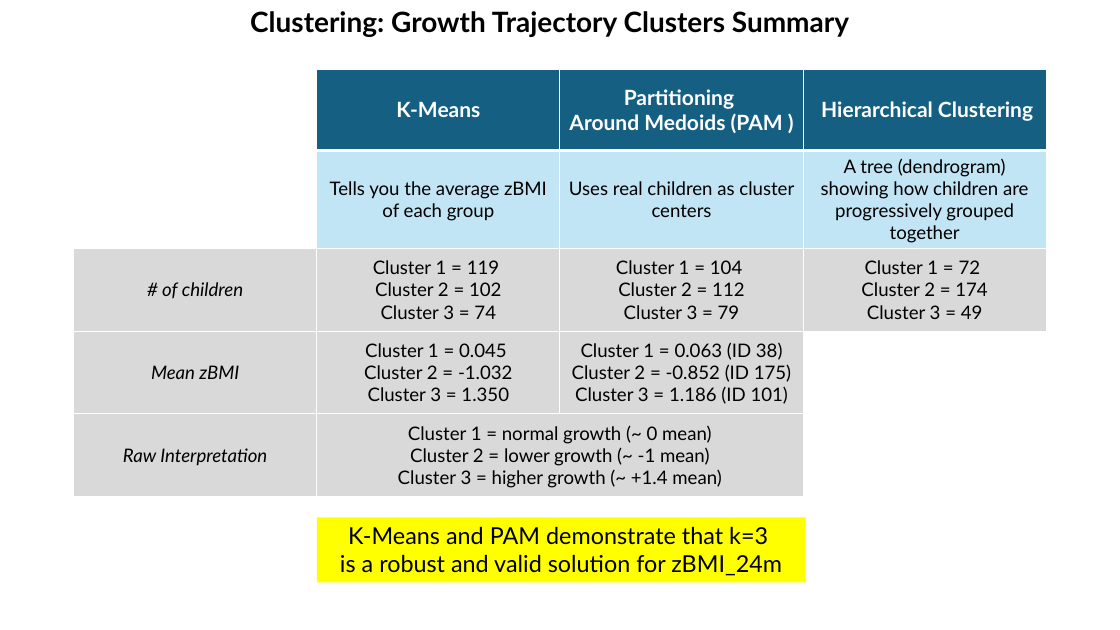
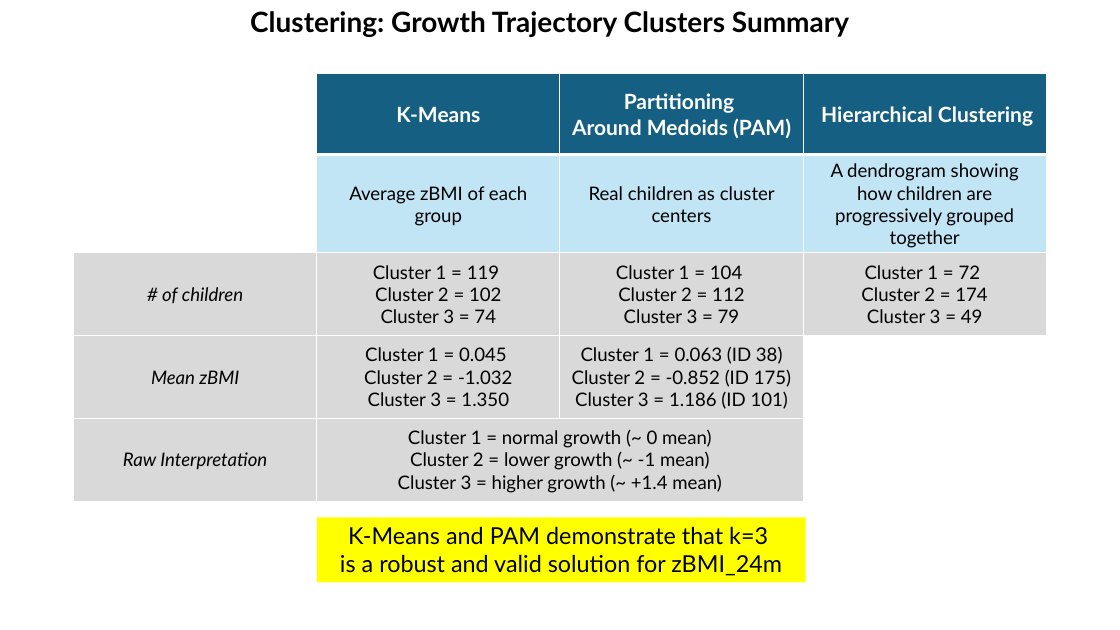
Before and after one commit to PedsNutrition/Group-Project-Building-an-A-Z-Reproducible-Pipeline-for-Precision-Nutrition-Analysis, a slide deck: slide 23 of Assignment/zBMI_24m Clustering Graphs.pptx. Drawn at 1120x630 pixels with LibreOffice and Linux fonts; fonts in the diff are those of the drawing. Boxes give left, top, right and bottom in pixels: in the first picture for what was removed or moved away, otherwise in the second. Text is boxed around its words. In the diff, an @@ line names an element or a change of style, - is before the commit and + after.

Commit message:
OLD_FILE, but useful summary tables

```diff
--- a/Assignment/zBMI_24m Clustering Graphs.pptx
+++ b/Assignment/zBMI_24m Clustering Graphs.pptx
@@ table at (74, 74, 1049, 497) @@
-row 1, column 3: Partitioning / Around Medoids (PAM )
+row 1, column 3: Partitioning / Around Medoids (PAM)
-row 2:  | Tells you the average zBMI of each group | Uses real children as cluster centers | A tree (dendrogram) showing how children are progressively grouped together
+row 2:  | Average zBMI of each group | Real children as cluster centers | A dendrogram showing how children are progressively grouped together
@@ table: place and size @@
-table at (74, 69, 1049, 497)
+table at (74, 74, 1049, 497)
```
Also in this commit, not shown: 1 other slide changed.
